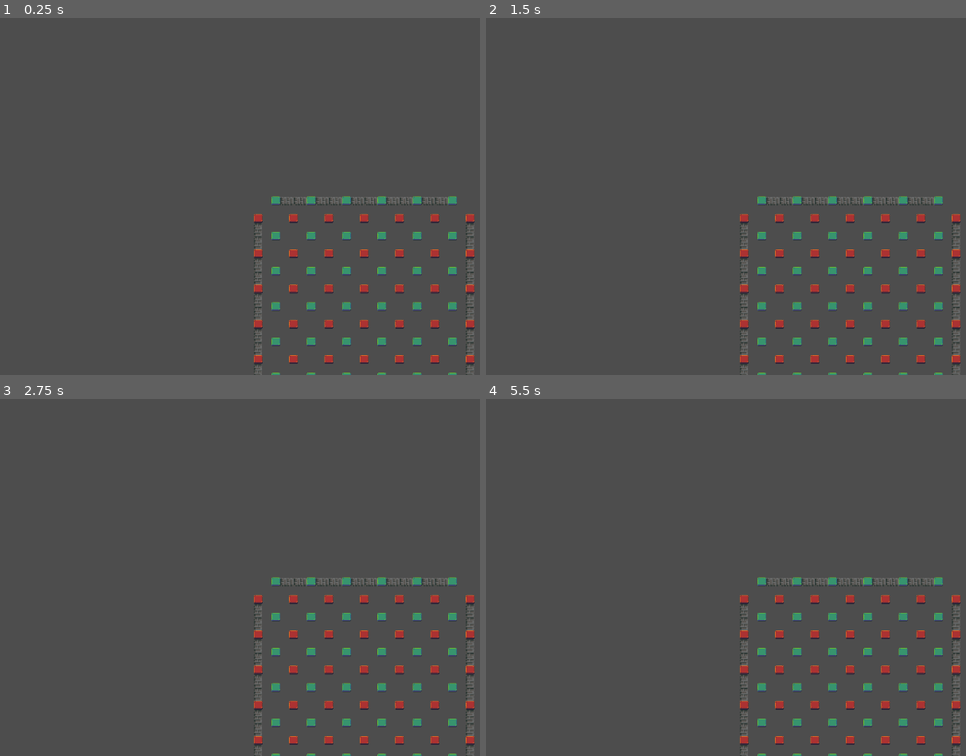
Above: before the commit, frames 1-4 (two rows, left to right).
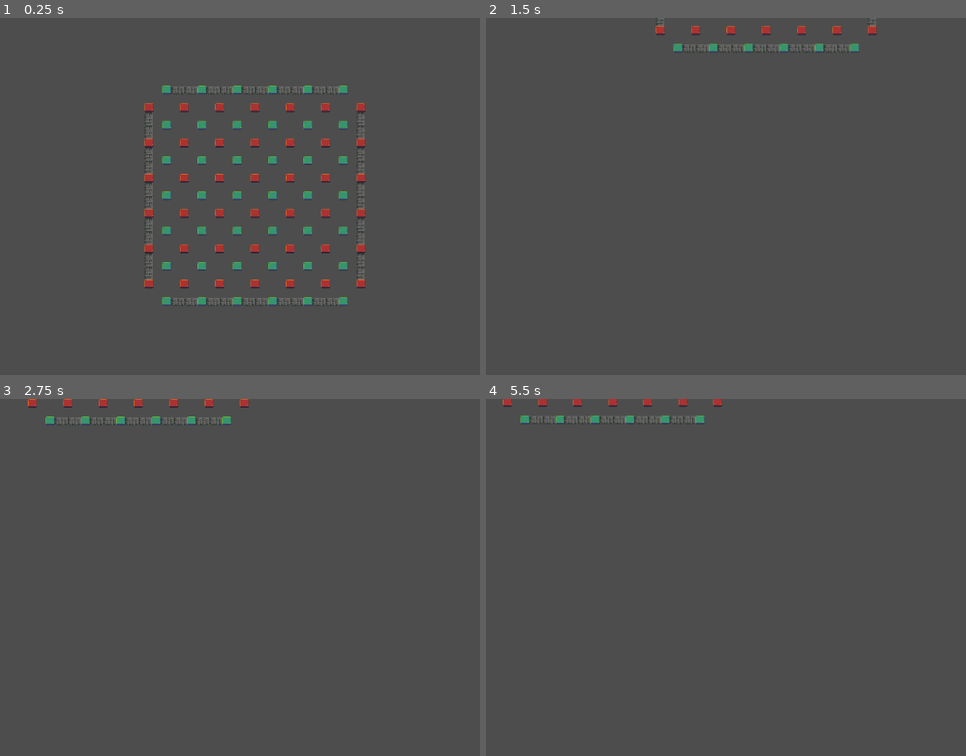
Above: after the commit, the same moments.

Repository: halva6/bridgerv3_godot
Game: Godot game, scene res://scenes/game.tscn
Same seed, same stepped clock (60 frames per second), same inputs: the game is played once before the commit and once after it.
Inputs (mouse positions are in pixels of both pictures, inside the frame that each line leads up to):
- Up to frame 1 (0.25 s): no input
- Up to frame 2 (1.5 s): tap Enter at 0.5 s; move the mouse to (879, 178) at 0.52 s; hold S (camera_move_down, bound only after the commit) 0.53-1.25 s; click (879, 178) at 0.67 s; tap A (camera_move_left, bound only after the commit) at 0.8 s; drag from (610, 214) to (706, 267) at 1.27 s
- Up to frame 3 (2.75 s): move the mouse to (316, 498) at 2.02 s; hold D (camera_move_right, bound only after the commit) from 2.03 s (still down); click (316, 498) at 2.17 s; tap W (camera_move_up, bound only after the commit) at 2.3 s
- Up to frame 4 (5.5 s): release D (camera_move_right, bound only after the commit) at 2.75 s; drag from (706, 648) to (548, 523) at 2.77 s; move the mouse to (932, 631) at 3.52 s; right-click (932, 631) at 3.6 s; click (932, 631) at 3.67 s; tap Mouse wheel up (camera_zoom_in, bound only after the commit) at 3.8 s; tap Space at 4.25 s; drag from (548, 523) to (644, 488) at 4.27 s; tap Enter at 5 s; move the mouse to (774, 577) at 5.02 s; hold S (camera_move_down, bound only after the commit) from 5.03 s (still down); tap Mouse wheel down (camera_zoom_out, bound only after the com… at 5.1 s; click (774, 577) at 5.17 s

The runs differ from the first frame. In frame 1, 7.7% of the frame differs, in the area x 30-99%, y 18-100%; in frame 2, 4.3%; in frame 3, 4.3%; in frame 4, 4.3%.

Commit message:
camera movement and clickable tiles
- change input map

Diff:
--- a/project.godot
+++ b/project.godot
@@ -15,6 +15,44 @@
 config/features=PackedStringArray("4.4", "Mobile")
 config/icon="res://icon.svg"
 
+[input]
+
+camera_move_up={
+"deadzone": 0.2,
+"events": [Object(InputEventKey,"resource_local_to_scene":false,"resource_name":"","device":-1,"window_id":0,"alt_pressed":false,"shift_pressed":false,"ctrl_pressed":false,"meta_pressed":false,"pressed":false,"keycode":0,"physical_keycode":87,"key_label":0,"unicode":119,"location":0,"echo":false,"script":null)
+]
+}
+camera_move_down={
+"deadzone": 0.2,
+"events": [Object(InputEventKey,"resource_local_to_scene":false,"resource_name":"","device":-1,"window_id":0,"alt_pressed":false,"shift_pressed":false,"ctrl_pressed":false,"meta_pressed":false,"pressed":false,"keycode":0,"physical_keycode":83,"key_label":0,"unicode":115,"location":0,"echo":false,"script":null)
+]
+}
+camera_move_left={
+"deadzone": 0.2,
+"events": [Object(InputEventKey,"resource_local_to_scene":false,"resource_name":"","device":-1,"window_id":0,"alt_pressed":false,"shift_pressed":false,"ctrl_pressed":false,"meta_pressed":false,"pressed":false,"keycode":0,"physical_keycode":65,"key_label":0,"unicode":97,"location":0,"echo":false,"script":null)
+]
+}
+camera_move_right={
+"deadzone": 0.2,
+"events": [Object(InputEventKey,"resource_local_to_scene":false,"resource_name":"","device":-1,"window_id":0,"alt_pressed":false,"shift_pressed":false,"ctrl_pressed":false,"meta_pressed":false,"pressed":false,"keycode":0,"physical_keycode":68,"key_label":0,"unicode":100,"location":0,"echo":false,"script":null)
+]
+}
+camera_zoom_in={
+"deadzone": 0.2,
+"events": [Object(InputEventMouseButton,"resource_local_to_scene":false,"resource_name":"","device":-1,"window_id":0,"alt_pressed":false,"shift_pressed":false,"ctrl_pressed":false,"meta_pressed":false,"button_mask":8,"position":Vector2(72, 14),"global_position":Vector2(81, 62),"factor":1.0,"button_index":4,"canceled":false,"pressed":true,"double_click":false,"script":null)
+]
+}
+camera_zoom_out={
+"deadzone": 0.2,
+"events": [Object(InputEventMouseButton,"resource_local_to_scene":false,"resource_name":"","device":-1,"window_id":0,"alt_pressed":false,"shift_pressed":false,"ctrl_pressed":false,"meta_pressed":false,"button_mask":16,"position":Vector2(100, 14),"global_position":Vector2(109, 62),"factor":1.0,"button_index":5,"canceled":false,"pressed":true,"double_click":false,"script":null)
+]
+}
+camera_pan={
+"deadzone": 0.2,
+"events": [Object(InputEventMouseButton,"resource_local_to_scene":false,"resource_name":"","device":-1,"window_id":0,"alt_pressed":false,"shift_pressed":false,"ctrl_pressed":false,"meta_pressed":false,"button_mask":2,"position":Vector2(156, 22),"global_position":Vector2(165, 70),"factor":1.0,"button_index":2,"canceled":false,"pressed":true,"double_click":false,"script":null)
+]
+}
+
 [rendering]
 
 textures/canvas_textures/default_texture_filter=0
--- a/scenes/game.tscn
+++ b/scenes/game.tscn
@@ -1,6 +1,7 @@
-[gd_scene load_steps=5 format=4 uid="uid://scgxsjpv21pd"]
+[gd_scene load_steps=6 format=4 uid="uid://scgxsjpv21pd"]
 
-[ext_resource type="Script" uid="uid://diag0dnma1fi7" path="res://scripts/logic/tile_matrix.gd" id="1_lnu2h"]
+[ext_resource type="Script" uid="uid://c4f1llucu48ck" path="res://scripts/logic/tile_click.gd" id="1_yqjtg"]
+[ext_resource type="Script" uid="uid://dksomcvivu0y7" path="res://scripts/camera/camera_movement_pc.gd" id="2_lnu2h"]
 [ext_resource type="Texture2D" uid="uid://bq17hhmn6ti75" path="res://assets/sprites/tileset.png" id="2_yqjtg"]
 
 [sub_resource type="TileSetAtlasSource" id="TileSetAtlasSource_lnu2h"]
@@ -19,11 +20,19 @@
 [sub_resource type="TileSet" id="TileSet_kvpfn"]
 sources/4 = SubResource("TileSetAtlasSource_lnu2h")
 
-[node name="Game" type="Node2D"]
-script = ExtResource("1_lnu2h")
+[node name="Game" type="Node2D" node_paths=PackedStringArray("tilemap_layer")]
+script = ExtResource("1_yqjtg")
+tilemap_layer = NodePath("TileMapLayer")
 
 [node name="Camera2D" type="Camera2D" parent="."]
+position = Vector2(198, 201)
+limit_left = -1000
+limit_top = -1000
+limit_right = 1000
+limit_bottom = 1000
+limit_smoothed = true
 position_smoothing_enabled = true
+script = ExtResource("2_lnu2h")
 
 [node name="TileMapLayer" type="TileMapLayer" parent="."]
 position = Vector2(-1, 0)
--- /dev/null
+++ b/scripts/camera/camera_movement_pc.gd
@@ -0,0 +1,61 @@
+extends Camera2D
+
+@export var zoomSpeed : float = 10;
+
+var zoomTarget :Vector2
+
+var dragStartMousePos = Vector2.ZERO
+var dragStartCameraPos = Vector2.ZERO
+var isDragging : bool = false
+
+# Called when the node enters the scene tree for the first time.
+func _ready():
+	zoomTarget = zoom
+	pass # Replace with function body.
+
+
+# Called every frame. 'delta' is the elapsed time since the previous frame.
+func _process(delta):
+	Zoom(delta)
+	SimplePan(delta)
+	ClickAndDrag()
+
+func Zoom(delta):
+	if Input.is_action_just_pressed("camera_zoom_in"):
+		zoomTarget *= 1.1
+
+	if Input.is_action_just_pressed("camera_zoom_out"):
+		zoomTarget *= 0.9
+
+	zoom = zoom.slerp(zoomTarget, zoomSpeed * delta)
+
+
+func SimplePan(delta):
+	var moveAmount = Vector2.ZERO
+	if Input.is_action_pressed("camera_move_right"):
+		moveAmount.x += 1
+
+	if Input.is_action_pressed("camera_move_left"):
+		moveAmount.x -= 1
+
+	if Input.is_action_pressed("camera_move_up"):
+		moveAmount.y -= 1
+
+	if Input.is_action_pressed("camera_move_down"):
+		moveAmount.y += 1
+
+	moveAmount = moveAmount.normalized()
+	position += moveAmount * delta * 1000 * (1/zoom.x)
+
+func ClickAndDrag():
+	if !isDragging and Input.is_action_just_pressed("camera_pan"):
+		dragStartMousePos = get_viewport().get_mouse_position()
+		dragStartCameraPos = position
+		isDragging = true
+
+	if isDragging and Input.is_action_just_released("camera_pan"):
+		isDragging = false
+
+	if isDragging:
+		var moveVector = get_viewport().get_mouse_position() - dragStartMousePos
+		position = dragStartCameraPos - moveVector * 1/zoom.x
--- /dev/null
+++ b/scripts/logic/tile_click.gd
@@ -0,0 +1,24 @@
+extends Node2D
+
+@export var tilemap_layer: TileMapLayer
+
+func _unhandled_input(event):
+	if event is InputEventMouseButton and event.pressed and event.button_index == MOUSE_BUTTON_LEFT:
+		# Bildschirmposition → Weltposition über den Viewport-CanvasTransform
+		var screen_pos = event.position
+		var world_pos = get_viewport().get_canvas_transform().affine_inverse() * screen_pos
+
+		# Weltposition in lokale TileMapLayer-Koordinaten
+		var local_pos = tilemap_layer.to_local(world_pos)
+		var tile_coords = tilemap_layer.local_to_map(local_pos)
+
+		# Infos holen
+		var source_id = tilemap_layer.get_cell_source_id(tile_coords)
+		if source_id == -1:
+			print("Kein Tile bei Koordinaten: ", tile_coords)
+			return
+
+		var atlas_coords = tilemap_layer.get_cell_atlas_coords(tile_coords)
+
+		print("Geklickt auf TileMap-Koordinate: ", tile_coords)
+		print("Atlas-Koordinaten: ", atlas_coords)
--- a/scripts/logic/tile_matrix.gd
+++ b/scripts/logic/tile_matrix.gd
@@ -1,4 +1,4 @@
-extends Node
+extends Node2D
 
 # Zuordnung der Atlas-Koordinaten zu Zahlenwerten (gemäß deiner Vorgabe)
 const ATLAS_TO_NUMBER = {
Not shown, added: scripts/camera/camera_movement_pc.gd.uid
Not shown, added: scripts/logic/tile_click.gd.uid
